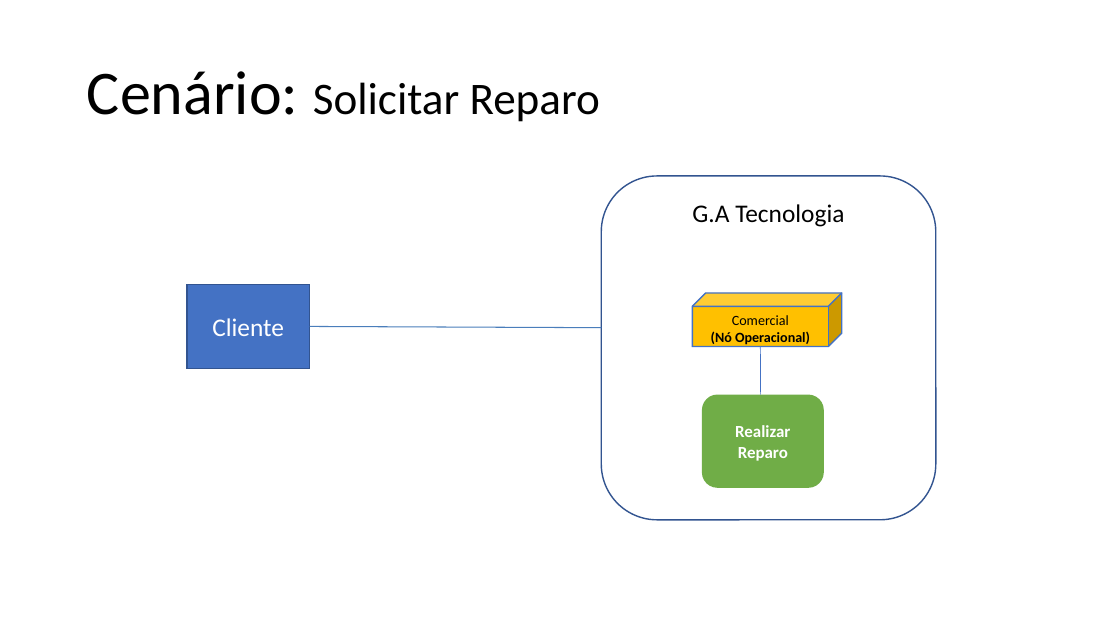
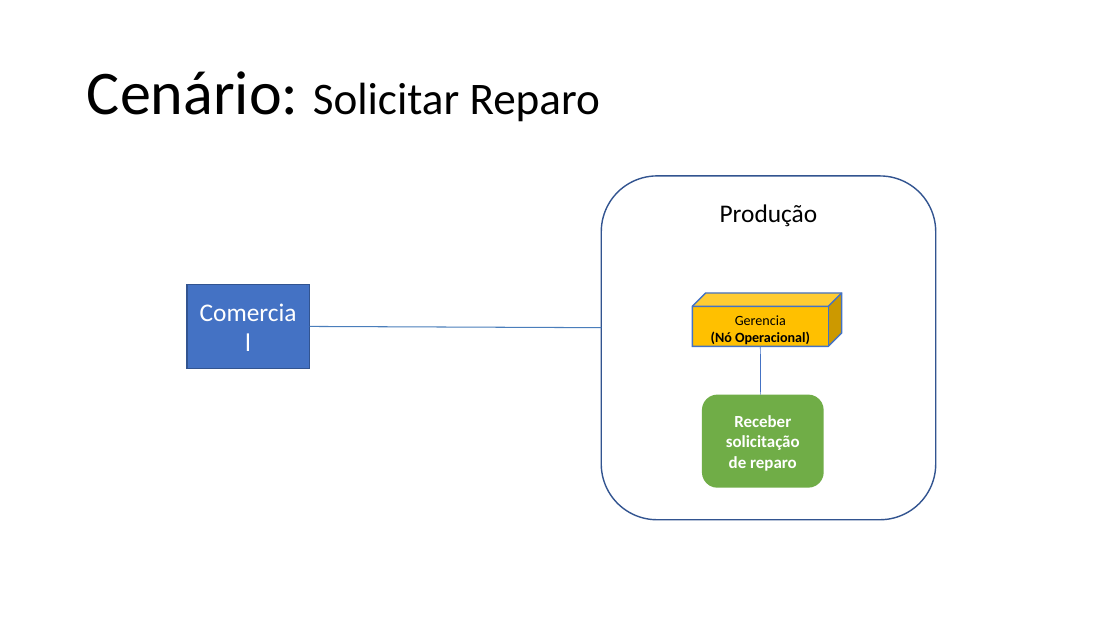
Before and after one commit to lmoraesImpacta/OPE, a slide deck: slide 4 of Artefatos/15-ArquiteturaDeNegocioParaCadaCenario.pptx (slide 2 before the commit). Drawn at 1120x630 pixels with LibreOffice and Linux fonts; fonts in the diff are those of the drawing. Boxes give left, top, right and bottom in pixels: in the first picture for what was removed or moved away, otherwise in the second. Text is boxed around its words. In the diff, an @@ line names an element or a change of style, - is before the commit and + after.

Commit message:
Artefato 15 e 16 corrigidos falta solicitacao reparo

```diff
--- a/Artefatos/15-ArquiteturaDeNegocioParaCadaCenario.pptx
+++ b/Artefatos/15-ArquiteturaDeNegocioParaCadaCenario.pptx
@@ text in rounded rectangle at (720,204,818,227): text changed @@
-G.A Tecnologia
+Produção
@@ text in rectangle at (212,318,284,336): text changed @@
-Cliente
+Comercial
@@ text in cube at (735,315,786,325): text changed @@
-Comercial
+Gerencia
@@ text in rounded rectangle at (726,415,800,471): text changed @@
-Realizar Reparo
+Receber solicitação de reparo
```
Also in this commit, not shown: 2 other slides changed, 2 slides added, 1 other file.
